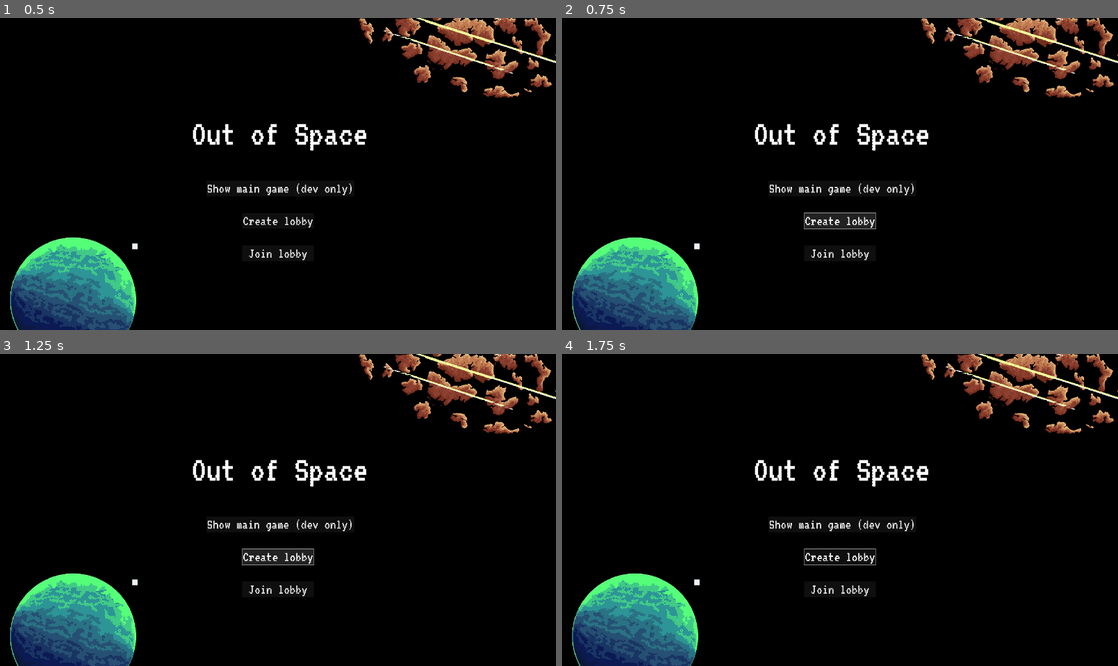
Above: before the commit, frames 1-4 (two rows, left to right).
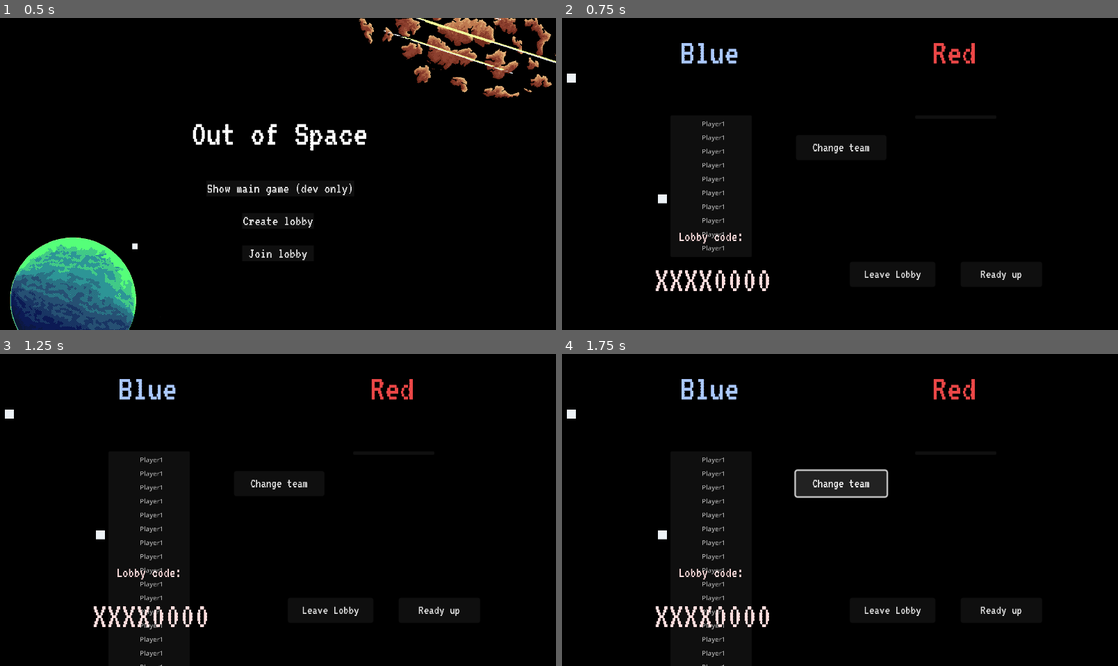
Above: after the commit, the same moments.

Repository: UoMY2/frontend
Game: Godot game, scene res://levels/mainmenu.tscn
The game is run twice, just before and just after one commit, with the same random seed, the same clock (stepped at 60 frames per second) and the same inputs.
Inputs (mouse positions are in pixels of both pictures, inside the frame that each line leads up to):
- Up to frame 1 (0.5 s): no input
- Up to frame 2 (0.75 s): click "Create lobby" at 0.5 s
- Up to frame 3 (1.25 s): no input
- Up to frame 4 (1.75 s): click (840, 485) at 1.25 s, where only the run after the commit has a clickable "Change team"

Frame 1 is identical in both runs. In frame 2, 12% of the frame differs, in the area x 0-100%, y 0-100%; in frame 3, 13%; in frame 4, 13%.

Commit message:
added intial lobby screen

Diff:
--- /dev/null
+++ b/levels/ChangeTeamBtn.gd
@@ -0,0 +1,14 @@
+extends Button
+
+#called when the node enters the scene tree for the first time
+func _ready():
+	pass
+
+#called every frame. 'delta' is elapsed time since the previous frame
+func _process(_delta):
+	pass
+
+#runs when the button is pressed
+func _on_pressed():
+	#change team of player
+	pass
--- /dev/null
+++ b/levels/LeaveBtn.gd
@@ -0,0 +1,14 @@
+extends Button
+
+#called when the node enters the scene tree for the first time
+func _ready():
+	pass
+
+#called every frame. 'delta' is elapsed time since the previous frame
+func _process(_delta):
+	pass
+
+#runs when the button is pressed
+func _on_pressed():
+	get_tree().change_scene_to_file("res://levels/mainmenu.tscn")
+	pass
--- /dev/null
+++ b/levels/ReadyBtn.gd
@@ -0,0 +1,18 @@
+extends Button
+
+#called when the node enters the scene tree for the first time
+func _ready():
+	pass
+
+#called every frame. 'delta' is elapsed time since the previous frame
+func _process(_delta):
+	pass
+
+#runs when the button is pressed
+func _on_pressed():
+	#ready or unready up the player
+
+	#change the text of the ready button to unready or vice versa
+
+	#update the name on the screen to append or remove "(ready)" next to player name
+	pass
--- a/levels/create_lobby_btn.gd
+++ b/levels/create_lobby_btn.gd
@@ -1,4 +1,8 @@
 extends Control
+
+
+@onready var lobby_scene = load("res://levels/lobby.tscn").instantiate()
+@onready var itemList = lobby_scene.get_node("BlueTeamContainer/ItemListBlue")
 
 #called when the node enters the scene tree for the first time
 func _ready():
@@ -11,4 +15,11 @@
 #runs when the button is pressed
 func _on_pressed():
 	print("creating lobby")
+	#EventLib.create_lobby()
+
+	var currentPlayerName = "Player1"
+	#var currentTeam = 0           #team 0 is blue, team 1 is red
+	Globalvar.blueArray.append(currentPlayerName)
+
+	get_tree().change_scene_to_file("res://levels/lobby.tscn")
 	pass #enter code to create a lobby
--- /dev/null
+++ b/levels/globalvar.gd
@@ -0,0 +1,4 @@
+extends Node
+
+var blueArray = []
+var redArray = []
--- /dev/null
+++ b/levels/lobby.tscn
@@ -0,0 +1,162 @@
+[gd_scene load_steps=7 format=3 uid="uid://dju018cnysv1g"]
+
+[ext_resource type="Script" path="res://levels/mainmenu.gd" id="1_vssc1"]
+[ext_resource type="FontFile" uid="uid://d4dc84pifcc58" path="res://Fonts/VT323_font/VT323-Regular.ttf" id="2_ogs7m"]
+[ext_resource type="Texture2D" uid="uid://dot3y5xqlq8gk" path="res://art/Main_menu/background.png" id="3_vl1rv"]
+[ext_resource type="Script" path="res://levels/LeaveBtn.gd" id="4_1dwrv"]
+[ext_resource type="Script" path="res://levels/ChangeTeamBtn.gd" id="4_q210s"]
+[ext_resource type="Script" path="res://levels/ReadyBtn.gd" id="5_p81p5"]
+
+[node name="LobbyControl" type="Control"]
+layout_mode = 3
+anchors_preset = 15
+anchor_right = 1.0
+anchor_bottom = 1.0
+grow_horizontal = 2
+grow_vertical = 2
+script = ExtResource("1_vssc1")
+
+[node name="BlueTeamContainer" type="VBoxContainer" parent="."]
+custom_minimum_size = Vector2(200, 180)
+layout_mode = 2
+offset_left = 580.0
+offset_top = 350.0
+offset_right = 780.0
+offset_bottom = 528.0
+scale = Vector2(0.25, 0.25)
+
+[node name="ItemListBlue" type="ItemList" parent="BlueTeamContainer"]
+custom_minimum_size = Vector2(200, 0)
+layout_mode = 2
+theme_override_constants/v_separation = 10
+auto_height = true
+same_column_width = true
+fixed_column_width = 200
+icon_mode = 0
+
+[node name="RedTeamContainer" type="VBoxContainer" parent="."]
+custom_minimum_size = Vector2(200, 180)
+layout_mode = 2
+offset_left = 730.0
+offset_top = 350.0
+offset_right = 930.0
+offset_bottom = 528.0
+scale = Vector2(0.25, 0.25)
+
+[node name="ItemListRed" type="ItemList" parent="RedTeamContainer"]
+custom_minimum_size = Vector2(200, 0)
+layout_mode = 2
+theme_override_constants/v_separation = 10
+auto_height = true
+same_column_width = true
+fixed_column_width = 200
+icon_mode = 0
+
+[node name="CodeLbl" type="Label" parent="."]
+z_index = 4
+layout_mode = 0
+offset_left = 585.0
+offset_top = 420.0
+offset_right = 981.0
+offset_bottom = 510.0
+scale = Vector2(0.1, 0.1)
+theme_override_colors/font_color = Color(1, 0.870588, 0.870588, 1)
+theme_override_fonts/font = ExtResource("2_ogs7m")
+theme_override_font_sizes/font_size = 90
+text = "Lobby code:"
+horizontal_alignment = 1
+vertical_alignment = 1
+
+[node name="GameCode" type="Label" parent="."]
+z_index = 4
+layout_mode = 2
+offset_left = 570.0
+offset_top = 440.0
+offset_right = 858.0
+offset_bottom = 530.0
+scale = Vector2(0.25, 0.25)
+theme_override_colors/font_color = Color(1, 0.870588, 0.870588, 1)
+theme_override_fonts/font = ExtResource("2_ogs7m")
+theme_override_font_sizes/font_size = 90
+text = "XXXX0000"
+horizontal_alignment = 1
+vertical_alignment = 1
+
+[node name="RedLbl" type="Label" parent="."]
+z_index = 4
+layout_mode = 0
+offset_left = 700.0
+offset_top = 300.0
+offset_right = 1132.0
+offset_bottom = 390.0
+scale = Vector2(0.25, 0.25)
+theme_override_colors/font_color = Color(0.921569, 0.278431, 0.278431, 1)
+theme_override_fonts/font = ExtResource("2_ogs7m")
+theme_override_font_sizes/font_size = 90
+text = "Red"
+horizontal_alignment = 1
+vertical_alignment = 1
+
+[node name="BlueLbl" type="Label" parent="."]
+z_index = 4
+layout_mode = 2
+offset_left = 550.0
+offset_top = 300.0
+offset_right = 982.0
+offset_bottom = 390.0
+scale = Vector2(0.25, 0.25)
+theme_override_colors/font_color = Color(0.670588, 0.788235, 1, 1)
+theme_override_fonts/font = ExtResource("2_ogs7m")
+theme_override_font_sizes/font_size = 90
+text = "Blue"
+horizontal_alignment = 1
+vertical_alignment = 1
+
+[node name="ParallaxBackground" type="ParallaxBackground" parent="."]
+
+[node name="ParallaxLayer" type="ParallaxLayer" parent="ParallaxBackground"]
+
+[node name="Sprite2D" type="Sprite2D" parent="ParallaxBackground/ParallaxLayer"]
+position = Vector2(861, 453)
+scale = Vector2(0.680645, 0.680645)
+texture = ExtResource("3_vl1rv")
+
+[node name="Camera2D" type="Camera2D" parent="."]
+position = Vector2(684, 386)
+
+[node name="ChangeTeamBtn" type="Button" parent="."]
+layout_mode = 0
+offset_left = 657.0
+offset_top = 362.0
+offset_right = 768.0
+offset_bottom = 393.0
+scale = Vector2(0.5, 0.5)
+theme_override_fonts/font = ExtResource("2_ogs7m")
+text = "Change team"
+script = ExtResource("4_q210s")
+
+[node name="LeaveBtn" type="Button" parent="."]
+layout_mode = 2
+offset_left = 690.0
+offset_top = 440.0
+offset_right = 795.0
+offset_bottom = 471.0
+scale = Vector2(0.5, 0.5)
+theme_override_fonts/font = ExtResource("2_ogs7m")
+text = "Leave Lobby"
+script = ExtResource("4_1dwrv")
+
+[node name="ReadyBtn" type="Button" parent="."]
+layout_mode = 2
+offset_left = 758.0
+offset_top = 440.0
+offset_right = 858.0
+offset_bottom = 471.0
+scale = Vector2(0.5, 0.5)
+theme_override_fonts/font = ExtResource("2_ogs7m")
+text = "Ready up"
+script = ExtResource("5_p81p5")
+
+[connection signal="pressed" from="ChangeTeamBtn" to="ChangeTeamBtn" method="_on_pressed"]
+[connection signal="pressed" from="LeaveBtn" to="LeaveBtn" method="_on_pressed"]
+[connection signal="pressed" from="ReadyBtn" to="ReadyBtn" method="_on_pressed"]
--- a/levels/mainmenu.gd
+++ b/levels/mainmenu.gd
@@ -1,4 +1,12 @@
 extends Control
+
+@onready var itemList = get_node("BlueTeamContainer/ItemListBlue")
 
 func _ready():
 	pass
+
+#called every frame. 'delta' is elapsed time since the previous frame
+func _process(_delta):
+
+	for n in range(len(Globalvar.blueArray)):
+		itemList.add_item(Globalvar.blueArray[n], null, false)
--- a/levels/mainmenu.tscn
+++ b/levels/mainmenu.tscn
@@ -60,7 +60,7 @@
 [node name="Camera2D" type="Camera2D" parent="."]
 position = Vector2(684, 386)
 
-[node name="Button" type="Button" parent="."]
+[node name="CreateLobbyBtn" type="Button" parent="."]
 layout_mode = 0
 offset_left = 662.0
 offset_top = 410.0
@@ -72,7 +72,7 @@
 text = "Create lobby"
 script = ExtResource("6_jqd3n")
 
-[node name="Button2" type="Button" parent="."]
+[node name="JoinLobbyBtn" type="Button" parent="."]
 layout_mode = 0
 offset_left = 662.0
 offset_top = 430.0
@@ -84,7 +84,7 @@
 text = "Join lobby"
 script = ExtResource("7_e1dje")
 
-[node name="Button3" type="Button" parent="."]
+[node name="MainGameBtn" type="Button" parent="."]
 layout_mode = 0
 offset_left = 640.0
 offset_top = 390.0
@@ -96,6 +96,6 @@
 text = "Show main game (dev only)"
 script = ExtResource("8_tixp6")
 
-[connection signal="pressed" from="Button" to="Button" method="_on_pressed"]
-[connection signal="pressed" from="Button2" to="Button2" method="_on_pressed"]
-[connection signal="pressed" from="Button3" to="Button3" method="_on_pressed"]
+[connection signal="pressed" from="CreateLobbyBtn" to="CreateLobbyBtn" method="_on_pressed"]
+[connection signal="pressed" from="JoinLobbyBtn" to="JoinLobbyBtn" method="_on_pressed"]
+[connection signal="pressed" from="MainGameBtn" to="MainGameBtn" method="_on_pressed"]
--- a/project.godot
+++ b/project.godot
@@ -19,6 +19,7 @@
 
 Server="*res://Server.gd"
 EventLib="*res://eventLib.gd"
+Globalvar="*res://levels/globalvar.gd"
 
 [display]
 
